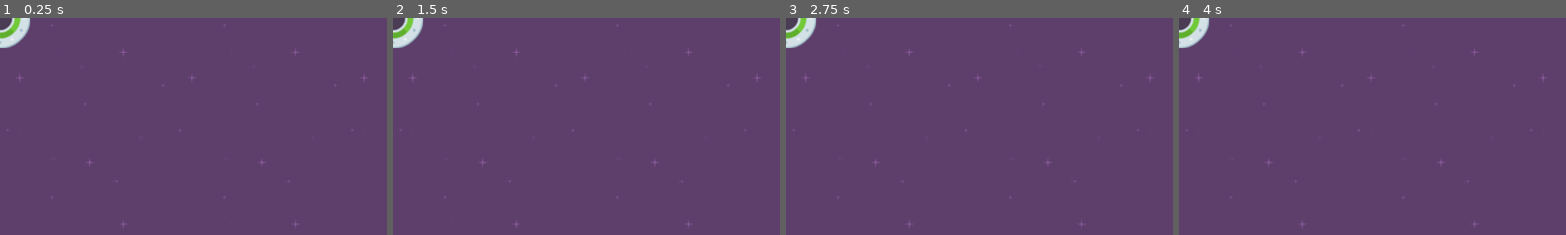
Above: before the commit, frames 1-4 (left to right).
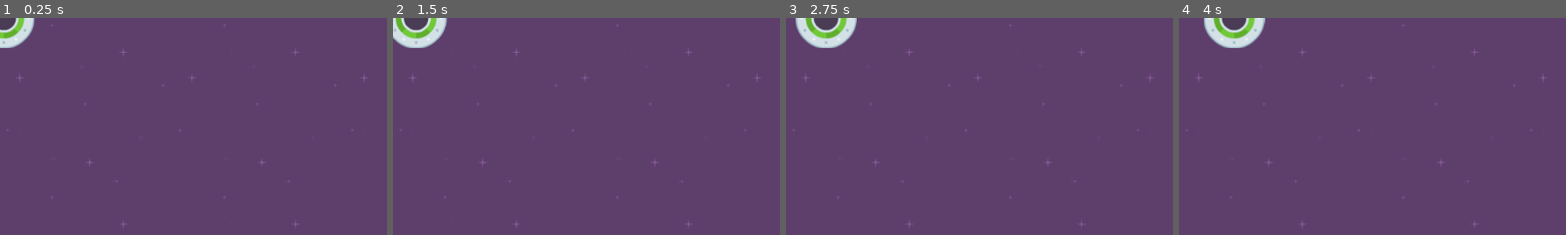
Above: after the commit, the same moments.

Repository: QBERT18/speedysaucer
Game: Godot game, scene res://level_1.tscn
Two runs of this game, one before a commit and one after it. Both use one fixed random seed, a clock stepped at 60 frames per second and the inputs below.
Inputs:
- Up to frame 1 (0.25 s): no input
- Up to frame 2 (1.5 s): no input
- Up to frame 3 (2.75 s): no input
- Up to frame 4 (4 s): no input
The pictures show only the part of the screen within x 0-50%, y 0-50%; the shares and areas given below are measured in that part.

The runs differ from the first frame. In frame 1, 0.5% of the frame differs, in the area x 0-10%, y 0-14%; in frame 2, 1.5%; in frame 3, 1.8%; in frame 4, 2.2%, in the area x 0-23%, y 0-14%.

Commit message:
Vector2 & apply_impulse()

Diff:
--- a/level_1.gd
+++ b/level.gd
@@ -1,11 +1,9 @@
 extends Node2D
-
 
 # Called when the node enters the scene tree for the first time.
 func _ready():
 	pass # Replace with function body.
 
-
 # Called every frame. 'delta' is the elapsed time since the previous frame.
 func _process(delta):
 	pass
--- a/level_1.tscn
+++ b/level_1.tscn
@@ -1,6 +1,6 @@
 [gd_scene load_steps=4 format=3 uid="uid://fb4dxf35d4ae"]
 
-[ext_resource type="Script" path="res://level_1.gd" id="1_drgbr"]
+[ext_resource type="Script" path="res://level.gd" id="1_drgbr"]
 [ext_resource type="Texture2D" uid="uid://dg7whacyg8sor" path="res://assets/purple.png" id="1_uqdii"]
 [ext_resource type="PackedScene" uid="uid://bwkx5sfyfwpu2" path="res://player.tscn" id="2_7bu7s"]
 
--- a/player.gd
+++ b/player.gd
@@ -1,10 +1,8 @@
 extends RigidBody2D
-
 
 # Called when the node enters the scene tree for the first time.
 func _ready():
-	pass # Replace with function body.
-
+	apply_impulse(Vector2(25.0, 0.0))
 
 # Called every frame. 'delta' is the elapsed time since the previous frame.
 func _process(delta):
